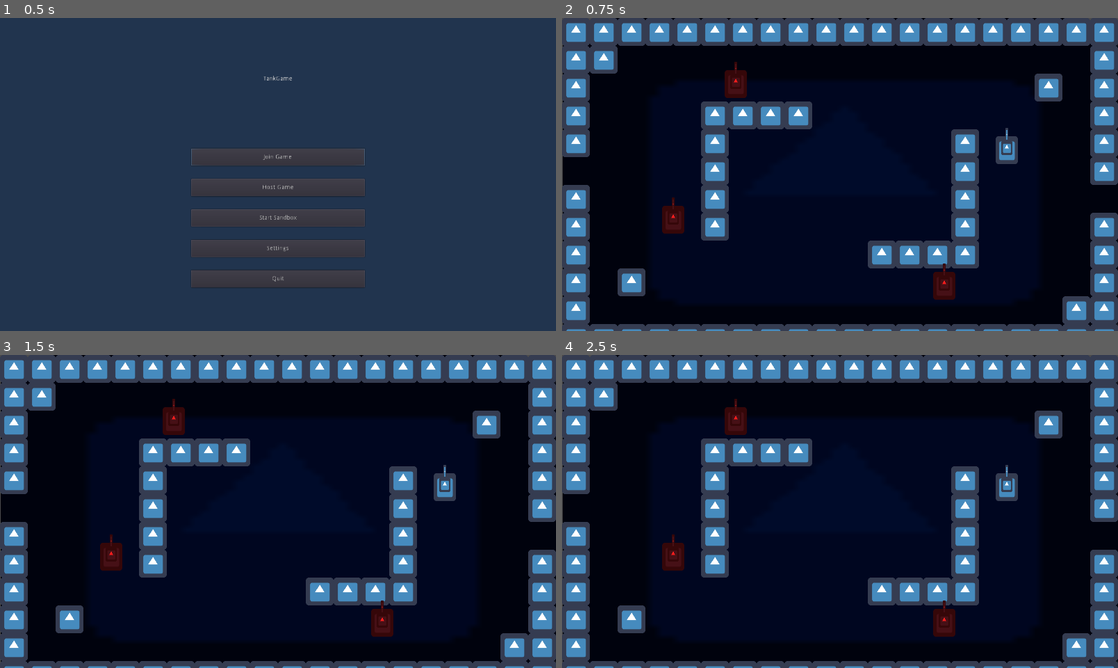
Above: before the commit, frames 1-4 (two rows, left to right).
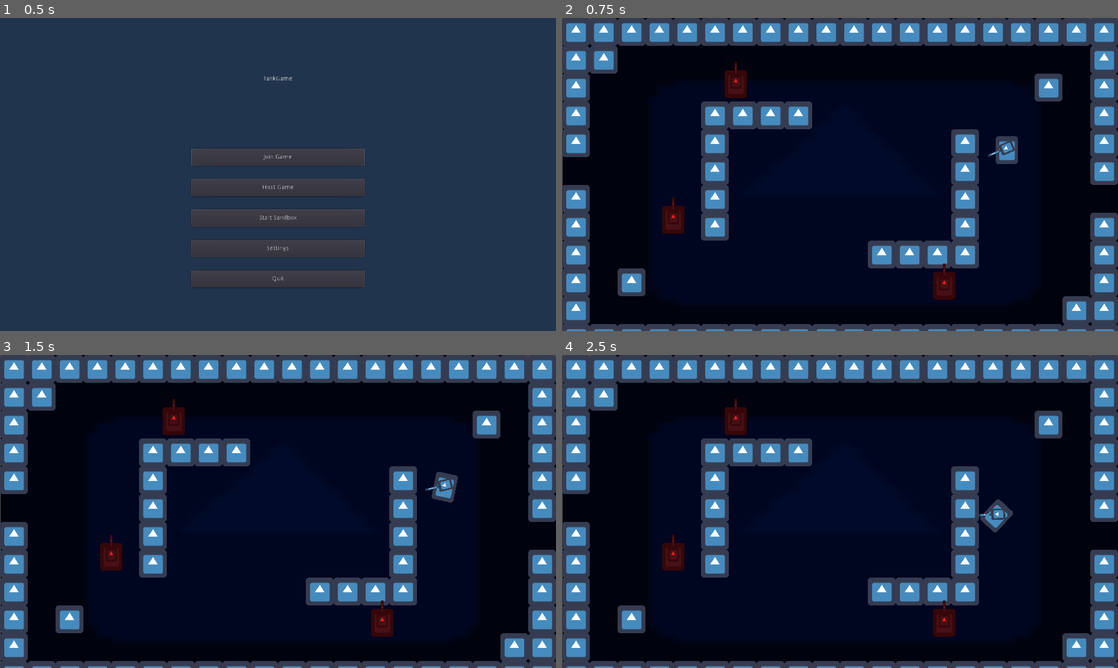
Above: after the commit, the same moments.

Repository: Stefan-Horst/TankGame
Game: Godot game, scene res://main.tscn
Two runs of this game, one before a commit and one after it. Both use one fixed random seed, a clock stepped at 60 frames per second and the inputs below. The engine's default icon, where the game draws it, is replaced by a stand-in: a white triangle on a blue panel in a dark square.
Inputs (mouse positions are in pixels of both pictures, inside the frame that each line leads up to):
- Up to frame 1 (0.5 s): no input
- Up to frame 2 (0.75 s): click "Start Sandbox" at 0.5 s
- Up to frame 3 (1.5 s): tap Enter at 1.25 s; move the mouse to (400, 495) at 1.27 s; hold Right (ui_right) from 1.28 s (still down)
- Up to frame 4 (2.5 s): tap Space (ui_select) at 1.52, 2.27 s; move the mouse to (728, 527) at 2.02 s; release Right (ui_right) at 2.03 s; hold Down (ui_down) from 2.03 s (still down)

Frame 1 is identical in both runs. In frame 2, less than 0.1% of the frame differs, in the area x 76-82%, y 35-45%; in frame 3, 0.2%; in frame 4, 0.7%, in the area x 75-82%, y 35-57%.

Commit message:
Improve menus
give main control over switch to lobby, pause tree again after game

Diff:
--- a/main.gd
+++ b/main.gd
@@ -29,6 +29,7 @@
 	menu_main.visible = false
 	game.visible = true
 	game.init_game(4) #TODO dynamic value
+	get_tree().paused = false
 
 
 func _on_GameHost_host_game():
@@ -37,6 +38,7 @@
 	server.set_name("networker")
 	server.call_deferred("start_server")
 	menu_lobby.set_next_player(1, "1", "Host")
+	menus.change_to_menu(Globals.MENU.GAME_LOBBY)
 	menu_lobby.btn_back.text = "Quit"
 
 
@@ -45,6 +47,7 @@
 	add_child(client)
 	client.set_name("networker")
 	client.call_deferred("start_connection", address)
+	menus.change_to_menu(Globals.MENU.GAME_LOBBY)
 	menu_lobby.btn_back.text = "Leave"
 
 
@@ -104,6 +107,7 @@
 
 
 func _on_Pause_quit_game():
+	get_tree().paused = true
 	game.end_game()
 	menu_pause.visible = false
 	game.visible = false
@@ -115,6 +119,7 @@
 
 
 func _on_Game_game_ended():
+	get_tree().paused = true
 	game.visible = false
 	menu_main.visible = true
 	#TODO show post game leaderboard etc
--- a/menus/host/host.gd
+++ b/menus/host/host.gd
@@ -28,4 +28,3 @@
 	Globals.current_lobby_name = lobby_name
 
 	emit_signal("host_game")
-	change_to_menu(Globals.MENU.GAME_LOBBY)
--- a/menus/join/join.gd
+++ b/menus/join/join.gd
@@ -21,4 +21,3 @@
 
 func _on_BtnJoin_pressed():
 	emit_signal("join_game", line_edit_join.text)
-	change_to_menu(Globals.MENU.GAME_LOBBY)
--- a/scripts/globals.gd
+++ b/scripts/globals.gd
@@ -48,6 +48,6 @@
 		return
 
 	ip_address = body.get_string_from_utf8()
-	print("Public ip address is: ", ip_address)
+	print("Public IP address is: ", ip_address)
 
 	ip_address = "127.0.0.1" #TODO remove later
